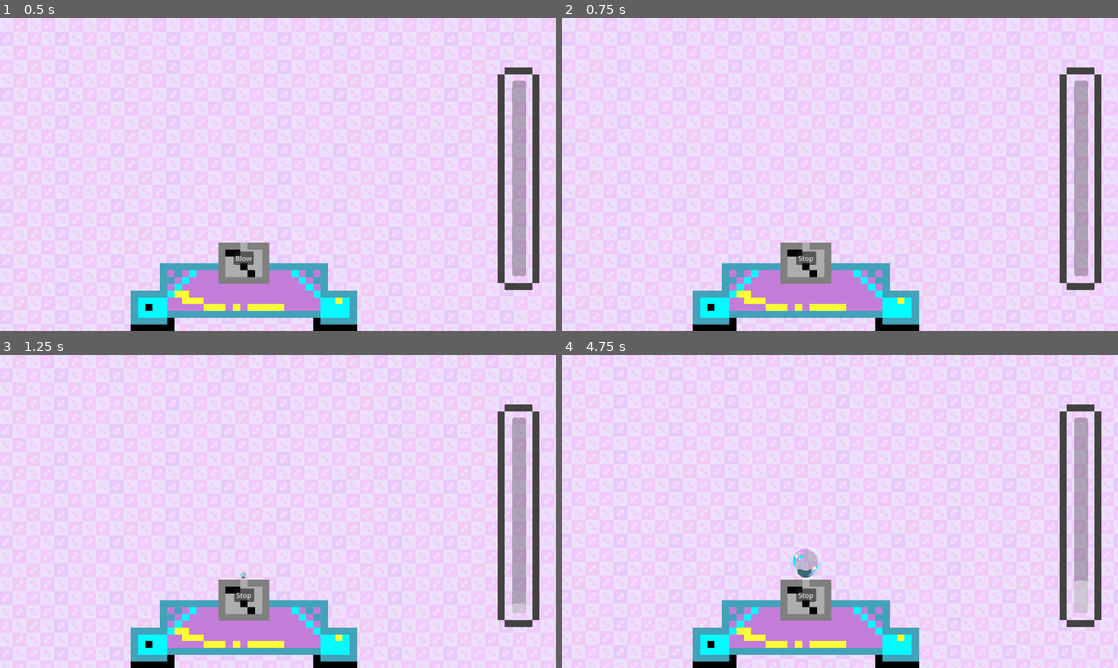
Above: before the commit, frames 1-4 (two rows, left to right).
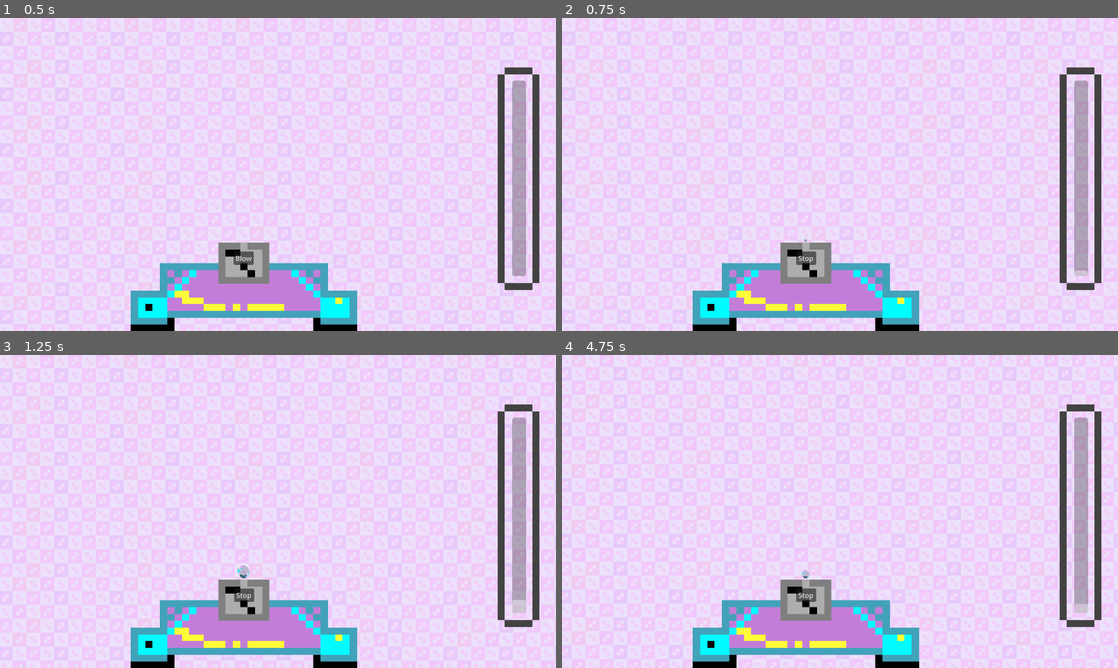
Above: after the commit, the same moments.

Repository: Topech/gamejam2025
Game: Godot game, scene res://round.tscn
Same seed, same stepped clock (60 frames per second), same inputs: the game is played once before the commit and once after it. This scene is started directly instead of the project's main scene. The engine's default icon, where the game draws it, is replaced by a stand-in: a white triangle on a blue panel in a dark square. Sound files missing from this copy of the repository are replaced by a short silence.
Inputs (mouse positions are in pixels of both pictures, inside the frame that each line leads up to):
- Up to frame 1 (0.5 s): no input
- Up to frame 2 (0.75 s): click "Blow" at 0.5 s
- Up to frame 3 (1.25 s): no input
- Up to frame 4 (4.75 s): click "Stop" at 1.25 s; tap Enter at 2 s; move the mouse to (962, 495) at 2.02 s; click "To Upgrades" at 2.75 s; click (623, 614) at 3.5 s; click "Blow" at 4.25 s

Frame 1 is identical in both runs. In frame 2, less than 0.1% of the frame differs, in the area x 43-95%, y 70-83%; in frame 3, less than 0.1%; in frame 4, 0.5%, in the area x 41-95%, y 61-80%.

Commit message:
holy algo

Diff:
--- a/bubble_blower.gd
+++ b/bubble_blower.gd
@@ -58,3 +58,22 @@
 	"""mildly cursed"""
 	var random_manager = RandomGrowthManager.new(variation)
 	return random_manager
+
+
+
+func hybrid_linear_expo_growth_switchover(seconds: float, force_switchover: float) -> float:
+	""" Force switchover is 0-1, ratio of max_seconds to switchover"""
+	var linear = 0.5 * linear_growth(seconds)
+	var expo = expo_growth(seconds)
+	var time_to_switchover = max_seconds * force_switchover
+	if seconds < time_to_switchover or linear > expo:
+		return linear
+	return expo
+
+
+
+func randomised_hybrid_grow_fn_factory() -> Callable:
+	var switchover = clamp(randf(), 0.1, 0.8)
+	var partial_growth_fn = func(seconds: float) -> float:
+		return hybrid_linear_expo_growth_switchover(seconds, switchover)
+	return partial_growth_fn
--- a/round.gd
+++ b/round.gd
@@ -9,42 +9,11 @@
 @onready var growth_time_elapsed: float = 0
 @onready var all_growth: float = 0
 @onready var random_growth_manager = $BubbleBlower.get_random_grower(0.8)
+@onready var random_hybrid_growth_fn: Callable = $BubbleBlower.randomised_hybrid_grow_fn_factory()
 
 
 signal popped
 signal stopped
-
-
-
-
-# round
-	# - inputs (player upgrades - bubble-blower options, modifier for when to pop)
-	# metrics
-		# - how fast bubble grew
-		# - how big bubble is
-	# bubble-blower
-		# - player upgrades
-		# calc next growth
-			# - linear
-			# - exponential
-			# - random
-			# [stretch goal] - 'blowing' sine-wave
-	# bubble
-		# - scales sprite to growth
-		# - translate to make look like growth from machine at bottom
-	# UI
-		# Blow btn
-		# Stop btn
-		# Progress bar
-
-	# [stretch goals]
-	# background upgrades
-		# spawn extra bubbles to pop
-
-
-# score screen
-	# - inputs (metrics from round)
-	# calc-money
 
 
 
@@ -64,8 +33,6 @@
 	BgmPlayer.play_song_dont_pop()
 
 
-
-
 func _process(delta: float) -> void:
 
 	if is_growing:
@@ -74,7 +41,8 @@
 		#var growth_percent = $BubbleBlower.linear_growth(growth_time_elapsed)
 		#var growth_percent = $BubbleBlower.expo_growth(growth_time_elapsed)
 		#var growth_percent = $BubbleBlower.hybrid_linear_expo_growth(growth_time_elapsed)
-		var growth_percent = random_growth_manager.random_growth(growth_time_elapsed)
+		#var growth_percent = random_growth_manager.random_growth(growth_time_elapsed)
+		var growth_percent = random_hybrid_growth_fn.call(growth_time_elapsed)
 
 		all_growth = growth_percent * max_growth
 		$Bubble.grow(all_growth)
